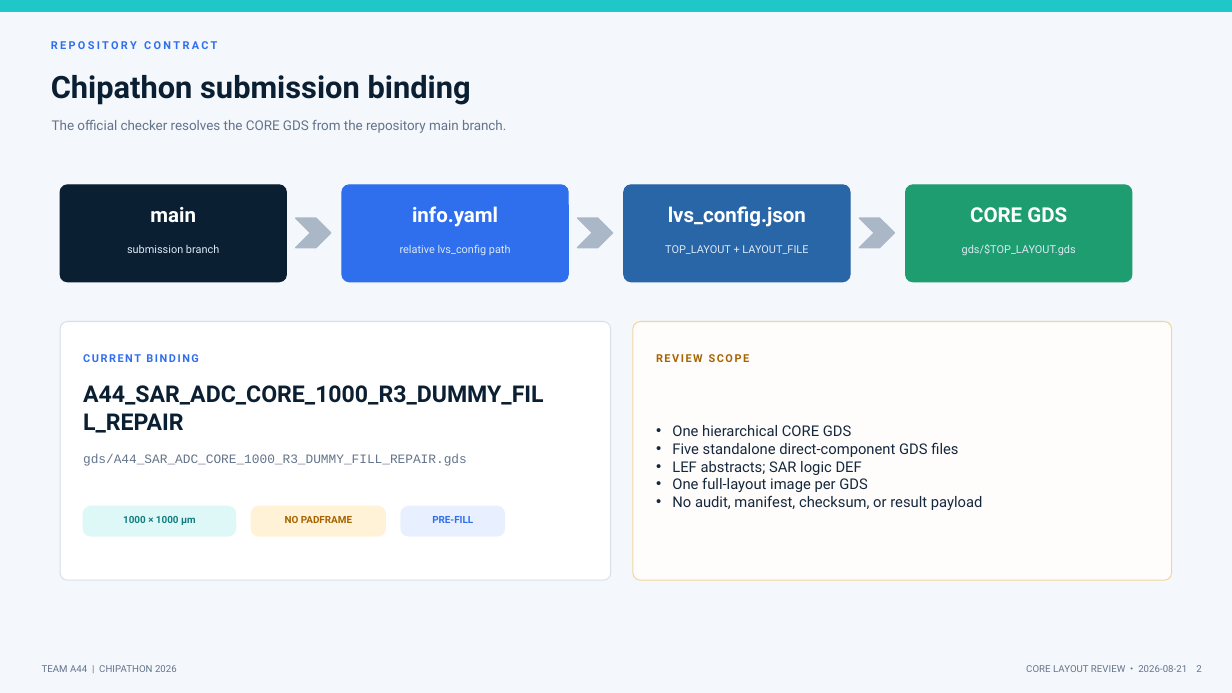
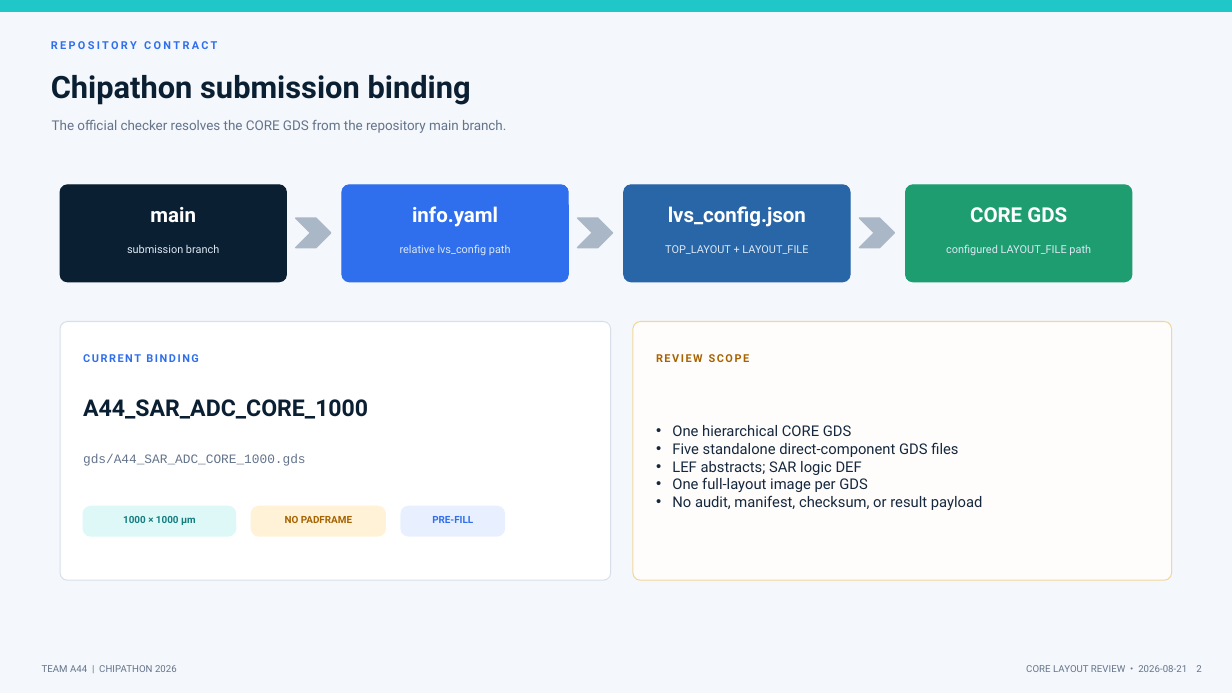
Before and after one commit to tritone4801/chipathon-2026-A44-SAR-ADC, a slide deck: slide 2 of docs/slides/A44_SAR_ADC_LAYOUT_REVIEW_20260821.pptx. Drawn at 1232x693 pixels with LibreOffice and Linux fonts; fonts in the diff are those of the drawing. Boxes give left, top, right and bottom in pixels: in the first picture for what was removed or moved away, otherwise in the second. Text is boxed around its words. In the diff, an @@ line names an element or a change of style, - is before the commit and + after.

```diff
--- a/docs/slides/A44_SAR_ADC_LAYOUT_REVIEW_20260821.pptx
+++ b/docs/slides/A44_SAR_ADC_LAYOUT_REVIEW_20260821.pptx
@@ text at <box>946,244,1091,255</box>: text changed @@
-gds/$TOP_LAYOUT.gds
+configured LAYOUT_FILE path
@@ text at <box>83,399,368,419</box>: text changed @@
-A44_SAR_ADC_CORE_1000_R3_DUMMY_FILL_REPAIR
+A44_SAR_ADC_CORE_1000
@@ text at <box>83,454,306,466</box>: text changed @@
-gds/A44_SAR_ADC_CORE_1000_R3_DUMMY_FILL_REPAIR.gds
+gds/A44_SAR_ADC_CORE_1000.gds
```
Also in this commit, not shown: 3 other slides changed, 22 other files.
